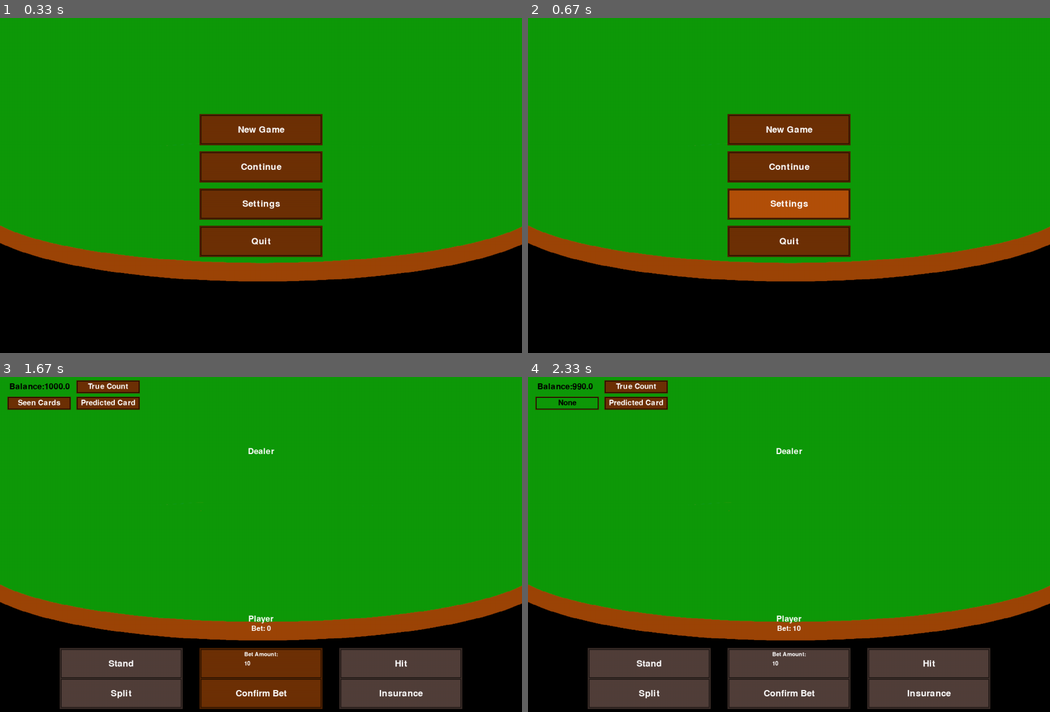
Above: before the commit, frames 1-4 (two rows, left to right).
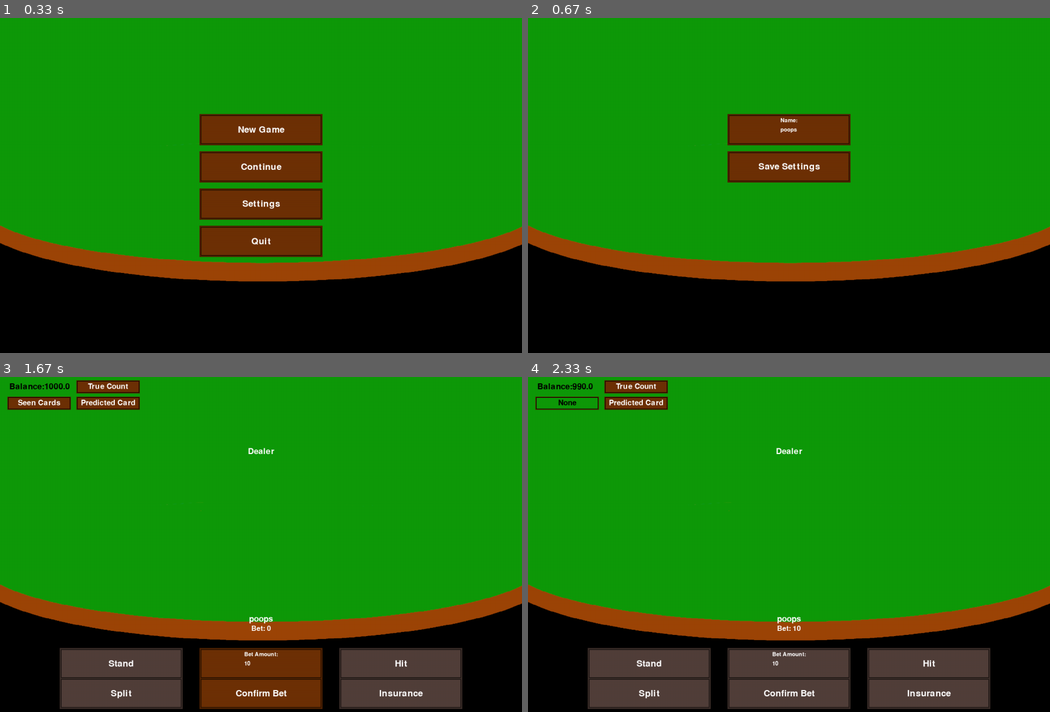
Above: after the commit, the same moments.

Repository: CDonners/None-Exam-Assessment-2026-AQA
Game: pygame game, started from bankrollBust/main.py
Same seed, same stepped clock (60 frames per second), same inputs: the game is played once before the commit and once after it.
Inputs (mouse positions are in pixels of both pictures, inside the frame that each line leads up to):
- Up to frame 1 (0.33 s): no input
- Up to frame 2 (0.67 s): click (768, 198) at 0.38 s
- Up to frame 3 (1.67 s): press the mouse at (261, 524) at 0.7 s; move the mouse to (281, 571) at 0.8 s; release the mouse at (297, 614) at 0.93 s; click "New Game" at 1.05 s; click "Start Game" at 1.38 s
- Up to frame 4 (2.33 s): press the mouse at (564, 403) at 1.7 s; move the mouse to (627, 423) at 1.8 s; release the mouse at (689, 444) at 1.93 s; click "Confirm Bet" at 2.05 s

Frame 1 is identical in both runs. In frame 2, 4.8% of the frame differs, in the area x 38-62%, y 29-72%; in frame 3, less than 0.1%; in frame 4, less than 0.1%.

Commit message:
Adding settings

Diff:
--- a/bankrollBust/Plans.txt
+++ /dev/null
@@ -1,6 +0,0 @@
-Make the player class in players.py
-Make the game work
- - Deal Cards
- - Then Hit and Stand
- - Then split and insurance
- - Work in NPCs
--- a/bankrollBust/main.py
+++ b/bankrollBust/main.py
@@ -1,7 +1,10 @@
 import pygame
 from pygameUtils.buttonUtils import button, discreteSlider, inputBox, revealableButton
 from gameLogic import playGame
-
+import json
+from os import getcwd
+
+# TODO Add caps support to input boxes for alpha
 # ! Bugs !
 # TODO Game stood for player with this card setup, can't recreate it:
 """Met the exact circumstances and still didn't happen
@@ -439,6 +442,34 @@
     game = playGame(screen, noOfDecks, difficulty, noOfNPCs, startingBux, debugMode)
     playingGame(game)
 
+def settings():
+    # Load Json Data
+    settingsJsonDir = str(getcwd() + '\\savedFiles\\settings.json')
+    with open(settingsJsonDir, 'r') as file:
+        currentSettings = json.load(file)
+    # --- Setup --- #
+    settingsOpen = True
+    playerNameInputBox = inputBox(screen, (700, 300), "Name:", "alpha", currentSettings["playerName"])
+    saveSettingsButton = button(screen, (700, 400), "Save Settings")
+    while settingsOpen:
+        # --- Draw Screen Elements --- #
+        screen.blit(bg, (0,0))
+        playerNameInputBox.draw()
+        saveSettingsButton.draw()
+        pygame.display.update()
+        # --- Event Handler --- #
+        for event in pygame.event.get():
+            if event.type == pygame.QUIT: # If the user presses the X button, quit game
+                quit()
+            playerName = playerNameInputBox.getInput(event)
+            if saveSettingsButton.pressed(event):
+                with open(settingsJsonDir, "w") as file:
+                    newSettings = {
+                                    "playerName": playerName
+                    }
+                    json.dump(newSettings, file)
+                settingsOpen = False
+
 # Main Game Loop
 gameRunning = True
 while gameRunning: # Main Menu Loop
@@ -460,11 +491,9 @@
         elif continueButton.pressed(event):
             pass
         elif settingsButton.pressed(event):
-            pass
+            settings()
         elif quitButton.pressed(event):
             gameRunning = False
     clock.tick(60) # Limiting clock to 60
 
-
-
 pygame.quit() # Exit out of Pygame
--- a/bankrollBust/players.py
+++ b/bankrollBust/players.py
@@ -1,4 +1,6 @@
 from pygameUtils.rand import genRandFloat
+from os import getcwd
+import json
 
 class hand:
     def __init__(self, cards = None, bet = 0):
@@ -15,7 +17,10 @@
 
 class player():
     def __init__(self, bustBux: int):
-        self.name = "Player"
+        settingsJsonDir = str(getcwd()  + '/savedFiles/settings.json')
+        with open(settingsJsonDir, "r") as file:
+            currentSettings = json.load(file)
+        self.name = currentSettings["playerName"]
         self.bustBux = bustBux
         self.isPlayer = True
         self.isDealer = False
--- a/bankrollBust/pygameUtils/buttonUtils.py
+++ b/bankrollBust/pygameUtils/buttonUtils.py
@@ -1,7 +1,7 @@
 import pygame
-import os
-
-CWD = os.getcwd() # Get the current working directory
+from os import getcwd
+
+CWD = getcwd() # Get the current working directory
 BIFD = CWD + "\\bankrollBust\\images\\buttons\\" # Button Images Folder Directory
 
 class button:
--- /dev/null
+++ b/savedFiles/settings.json
@@ -0,0 +1 @@
+{"playerName": "poops"}
Not shown, removed: bankrollBust/pygameUtils/asda
